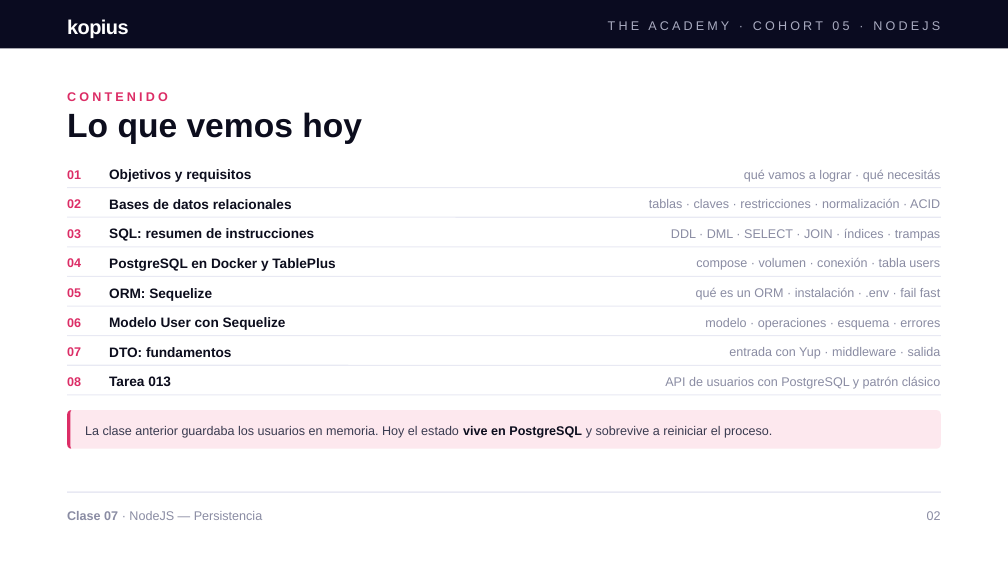
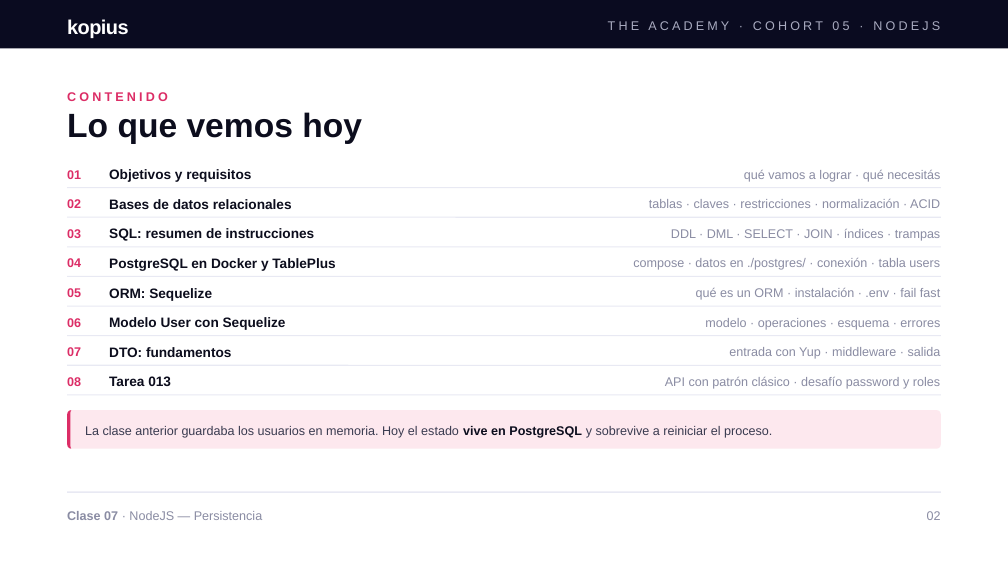
Before and after one commit to aduartekopiustech/node-fullstack-clase-07, a slide deck: slide 2 of docs/Clase_7_de_NodeJS.pptx. Drawn at 1008x567 pixels with LibreOffice and Linux fonts; fonts in the diff are those of the drawing. Boxes give left, top, right and bottom in pixels: in the first picture for what was removed or moved away, otherwise in the second. Text is boxed around its words. In the diff, an @@ line names an element or a change of style, - is before the commit and + after.

```diff
--- a/docs/Clase_7_de_NodeJS.pptx
+++ b/docs/Clase_7_de_NodeJS.pptx
@@ text at (633, 258, 940, 270): text changed @@
-compose · volumen · conexión · tabla users
+compose · datos en ./postgres/ · conexión · tabla users
@@ text at (665, 377, 940, 389): text changed @@
-API de usuarios con PostgreSQL y patrón clásico
+API con patrón clásico · desafío password y roles
```
Also in this commit, not shown: 16 other slides changed, 6 slides added, 1 slide removed.
